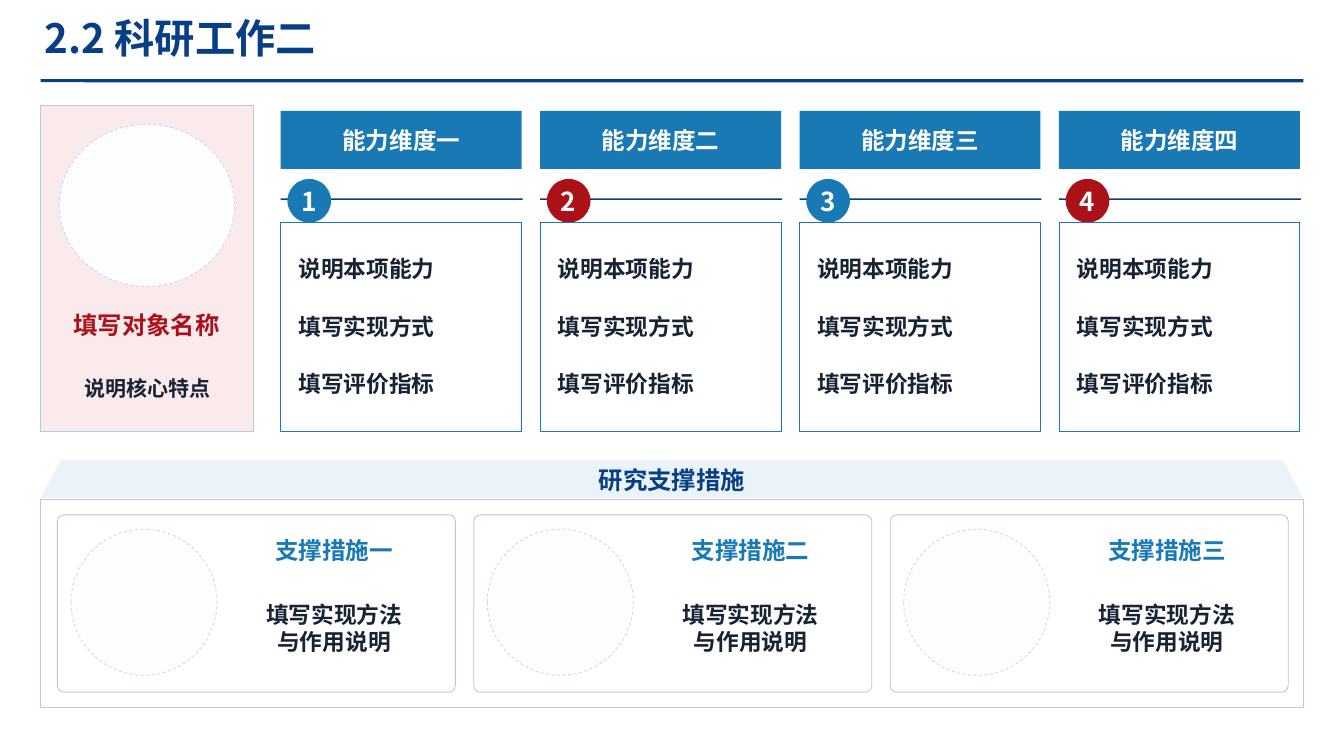
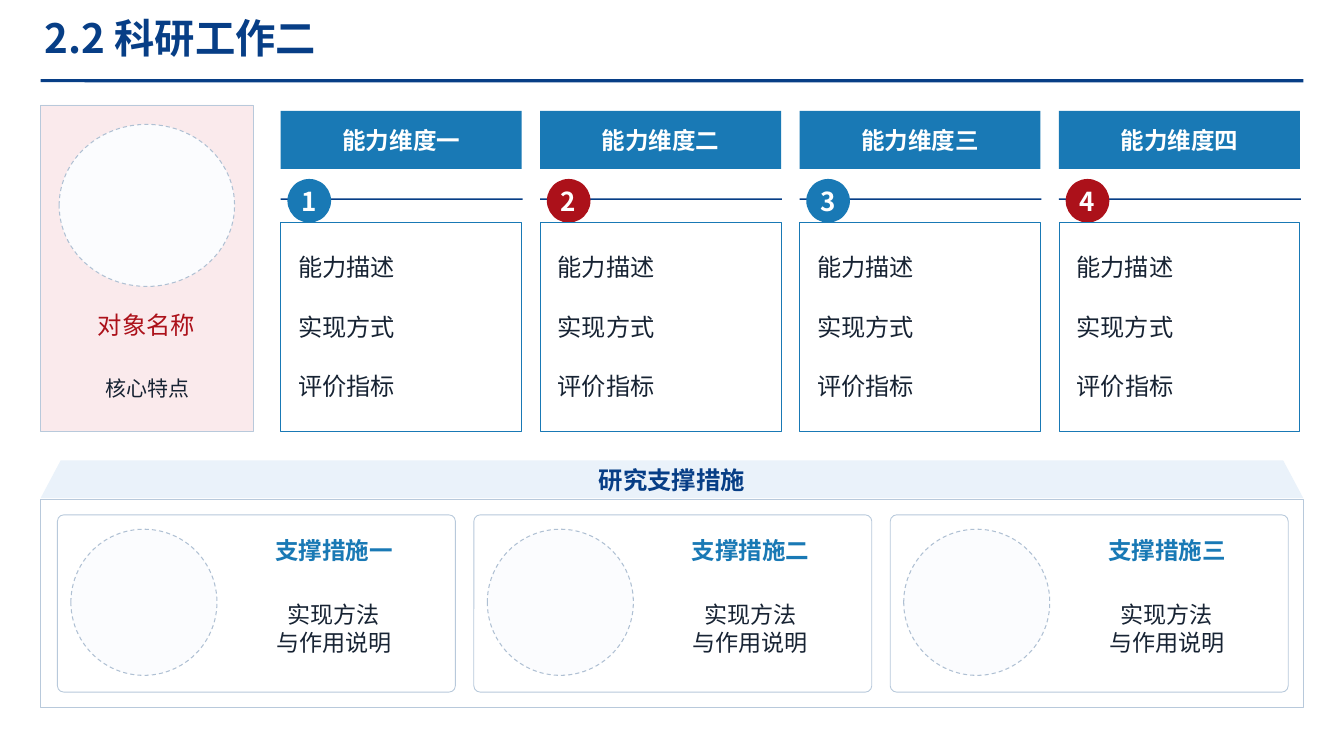
Before and after one commit to chengweihuu/research-opt-skill, a slide deck: slide 74 of assets/template-library.pptx. Drawn at 1344x756 pixels with LibreOffice and Linux fonts; fonts in the diff are those of the drawing. Boxes give left, top, right and bottom in pixels: in the first picture for what was removed or moved away, otherwise in the second. Text is boxed around its words. In the diff, an @@ line names an element or a change of style, - is before the commit and + after.

```diff
--- a/assets/template-library.pptx
+++ b/assets/template-library.pptx
@@ text at (298,255,395,397): text changed; size 16.2 to 17.2 pt; bold off @@
-说明本项能力
-填写实现方式
-填写评价指标
+能力描述
+实现方式
+评价指标
@@ text at (558,255,655,397): text changed; size 16.2 to 17.2 pt; bold off @@
-说明本项能力
-填写实现方式
-填写评价指标
+能力描述
+实现方式
+评价指标
@@ text at (817,255,914,397): text changed; size 16.2 to 17.2 pt; bold off @@
-说明本项能力
-填写实现方式
-填写评价指标
+能力描述
+实现方式
+评价指标
@@ text at (1077,255,1174,397): text changed; size 16.2 to 17.2 pt; bold off @@
-说明本项能力
-填写实现方式
-填写评价指标
+能力描述
+实现方式
+评价指标
@@ text at (98,313,195,336): text changed; bold off @@
-填写对象名称
+对象名称
@@ text at (106,378,190,398): text changed; bold off @@
-说明核心特点
+核心特点
@@ fill #FBFDFF to #FBFCFE; outline #CAD7E5 0.57 pt dashed to #AFC0D3 0.75 pt dashed in 4 elements at (59,124,235,286), (71,529,217,676), (487,529,633,676), (904,529,1051,676) @@
@@ text at (288,603,380,625): text changed; size 16.2 to 16.5 pt; bold off @@
-填写实现方法
+实现方法
@@ text at (704,603,796,625): text changed; size 16.2 to 16.5 pt; bold off @@
-填写实现方法
+实现方法
@@ text at (1121,603,1213,625): text changed; size 16.2 to 16.5 pt; bold off @@
-填写实现方法
+实现方法
@@ text at (276,631,391,653): size 16.2 to 16.5 pt, bold off in "与作用说明" @@
@@ text at (693,631,808,653): size 16.2 to 16.5 pt, bold off in "与作用说明" @@
@@ text at (1109,631,1224,653): size 16.2 to 16.5 pt, bold off in "与作用说明" @@
```
Also in this commit, not shown: 37 other slides changed, 1 other file.
